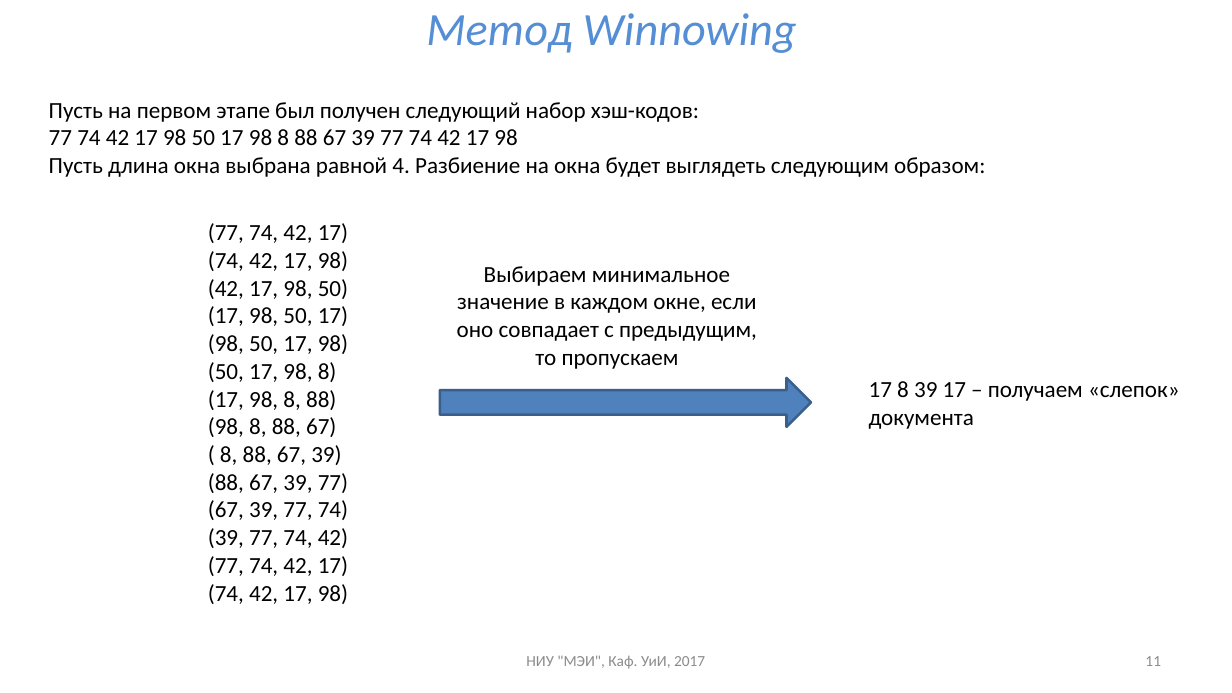
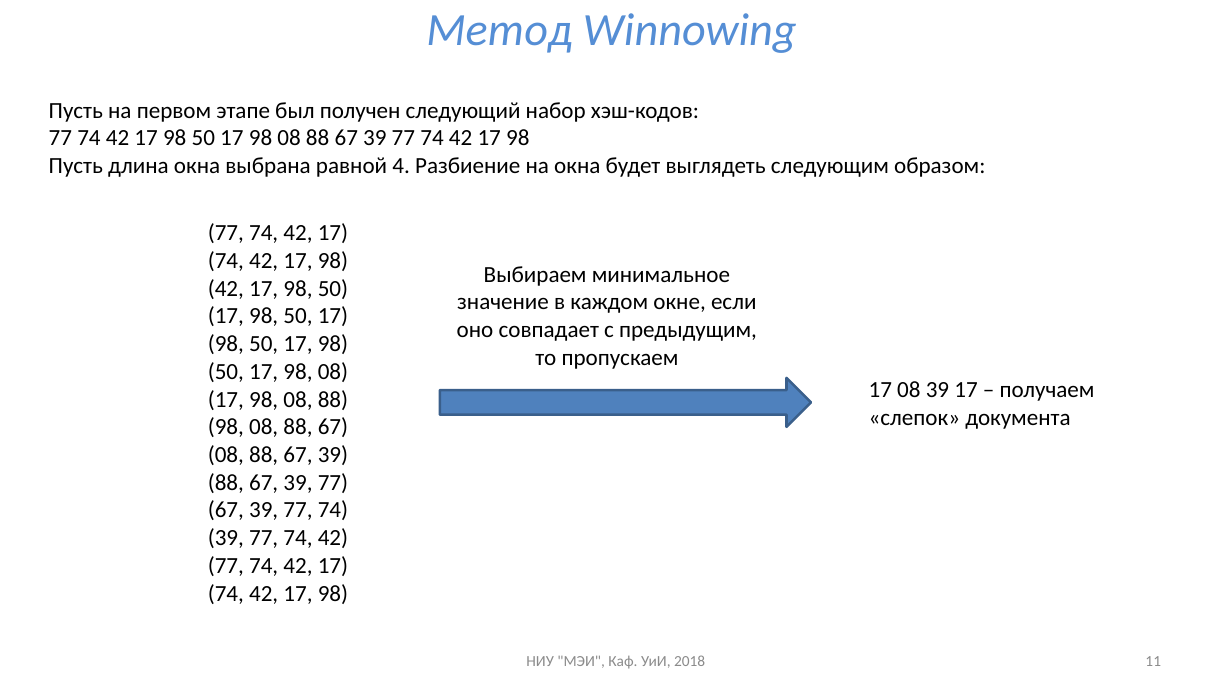
Before and after one commit to uii-mpei/uii-mpei.github.io, a slide deck: slide 11 of study/courses/iis/IIS_lec_7.pptx. Drawn at 1232x693 pixels with LibreOffice and Linux fonts; fonts in the diff are those of the drawing. Boxes give left, top, right and bottom in pixels: in the first picture for what was removed or moved away, otherwise in the second. Text is boxed around its words. In the diff, an @@ line names an element or a change of style, - is before the commit and + after.

```diff
--- a/study/courses/iis/IIS_lec_7.pptx
+++ b/study/courses/iis/IIS_lec_7.pptx
@@ text at (x1=49, y1=129, x2=529, y2=145): text changed @@
-77 74 42 17 98 50 17 98 8 88 67 39 77 74 42 17 98
+77 74 42 17 98 50 17 98 08 88 67 39 77 74 42 17 98
@@ text at (x1=208, y1=362, x2=348, y2=465): text changed @@
-(50, 17, 98, 8)
-(17, 98, 8, 88)
-(98, 8, 88, 67)
-( 8, 88, 67, 39)
+(50, 17, 98, 08)
+(17, 98, 08, 88)
+(98, 08, 88, 67)
+(08, 88, 67, 39)
@@ text at (x1=869, y1=381, x2=1095, y2=429): text changed @@
-17 8 39 17 – получаем «слепок» документа
+17 08 39 17 – получаем «слепок» документа
@@ text at (x1=526, y1=655, x2=705, y2=669): text changed @@
-НИУ "МЭИ", Каф. УиИ, 2017
+НИУ "МЭИ", Каф. УиИ, 2018
```
Also in this commit, not shown: 19 other slides changed, 4 other files.
